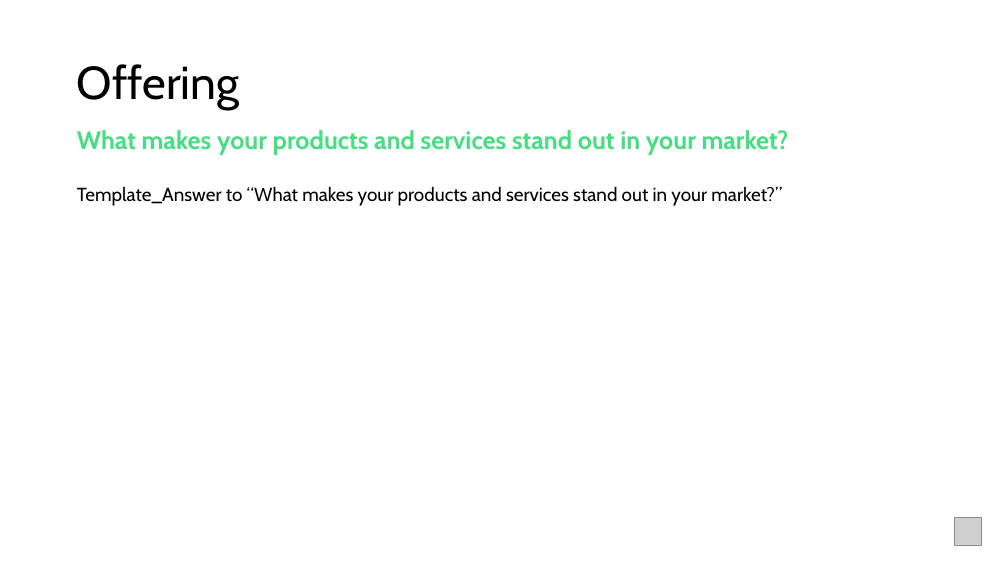
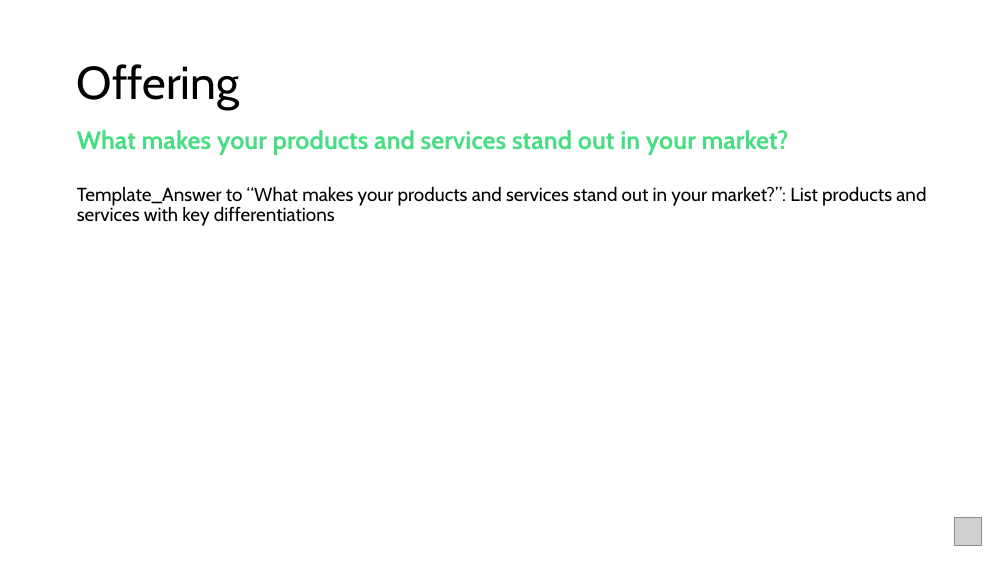
Before and after one commit to jupyter-naas/abi, a slide deck: slide 2 of assets/OrganizationTemplate.pptx. Drawn at 1008x567 pixels with LibreOffice and Linux fonts; fonts in the diff are those of the drawing; grey boxes stand for pictures. Boxes give left, top, right and bottom in pixels: in the first picture for what was removed or moved away, otherwise in the second. Text is boxed around its words. In the diff, an @@ line names an element or a change of style, - is before the commit and + after.

```diff
--- a/assets/OrganizationTemplate.pptx
+++ b/assets/OrganizationTemplate.pptx
@@ text at (x1=77, y1=186, x2=926, y2=226): text changed @@
-Template_Answer to “What makes your products and services stand out in your market?”
+Template_Answer to “What makes your products and services stand out in your market?”: List products and services with key differentiations
```
Also in this commit, not shown: 3 other slides changed, 4 other files.
